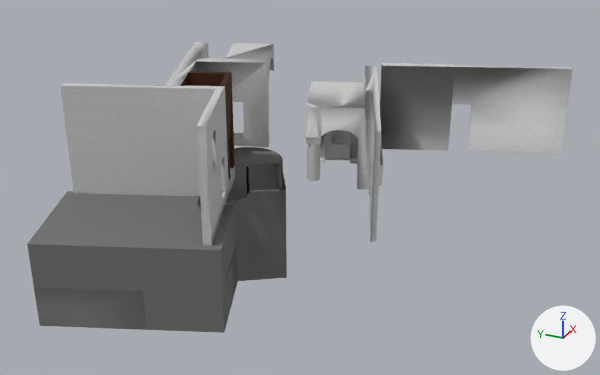
Before and after pictures for a commit that changed the COLLADA model dae_zbecno/steny_vnitrni.dae.
One viewpoint serves both versions: a camera (50 mm lens) standing at (1.4, 18.2, 14.5) and looking at (27.7, 30.1, 1.3). Every picture has the same lights, and +X, +Y and +Z are marked at lower right. Where no turn or scale is listed for an object, it has been applied to the vertices. Vertices at the same position are counted once.

Objects in the first picture: 'group_0', 'group_1', 'group_2', 'group_3', 'schody_2.001'.
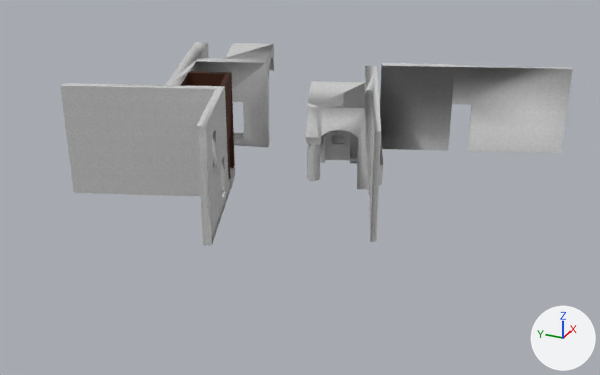
Boxes [x1, y1, x2, y2] around the edits, measured in the pictures (600 x 375 px; the box of a moved part takes in the faces that stretch with it):
'group_3', deleted
    before: [27, 147, 287, 333]
    faces in mat_color_m05 (grey #727272): [27, 147, 287, 333]
    faces in mat_color_m03 (grey #aaaaaa): [221, 164, 286, 329]
'group_1', deleted
    before: [34, 164, 277, 330]
    faces in mat_color_m05 (grey #727272): [34, 246, 238, 330]
    faces in mat_color_m03 (grey #aaaaaa): [226, 164, 277, 203]
'group_2', deleted
    before: [246, 165, 251, 194]
'schody_2.001', deleted
    before: [250, 189, 280, 192]
part 1 of me_group_0, moved or reshaped
    both: [307, 81, 365, 137]

The change, as a diff of the scene's bpy script:
```diff
--- a/dae_zbecno/steny_vnitrni.dae.py
+++ b/dae_zbecno/steny_vnitrni.dae.py
@@ me_group_0 @@
 # used by ob_group_0; location = (31.3, 40.94, 0.58)
-me_group_0.from_pydata(...)  # 893 vertices, 1920 faces; spans x -8.3..3.5, y -19.5..-2.5, z 0.2..4.6
+me_group_0.from_pydata(...)  # 891 vertices, 1922 faces; spans x -8.3..3.5, y -19.5..-2.5, z 0.2..4.6
+# me_group_0 part 1
+# 3 vertices are removed from x 0.3..0.4, y -11.9..-11.7, z 3.9
+# 57 faces are deleted
+# 5 vertices move within x -3.1, y -11.0, z 2.7..3.9
+# 1 vertex is added at (-0.2, -10.1, 0.9)
+# 59 new faces join them, mat_cladding_stucco_white (picture img_cladding_stucco_white_jpg)
 me_group_0.materials.append(mat_cladding_stucco_white)
@@ ob_group_1 @@
-ob_group_1 = bpy.data.objects.new('group_1', me_group_1)
-ob_group_1.location = (20.62, 30.53, -2.54)
@@ ob_group_2 @@
-ob_group_2 = bpy.data.objects.new('group_2', me_group_2)
-ob_group_2.location = (28.83, 32.94, -1.01)
@@ ob_schody_2_001 @@
-ob_schody_2_001 = bpy.data.objects.new('schody_2.001', me_schody_2_001)
-ob_schody_2_001.location = (25.6, 29.69, -1.97)
@@ ob_group_3 @@
-ob_group_3 = bpy.data.objects.new('group_3', me_group_3)
-ob_group_3.location = (20.62, 30.46, -2.54)
```
